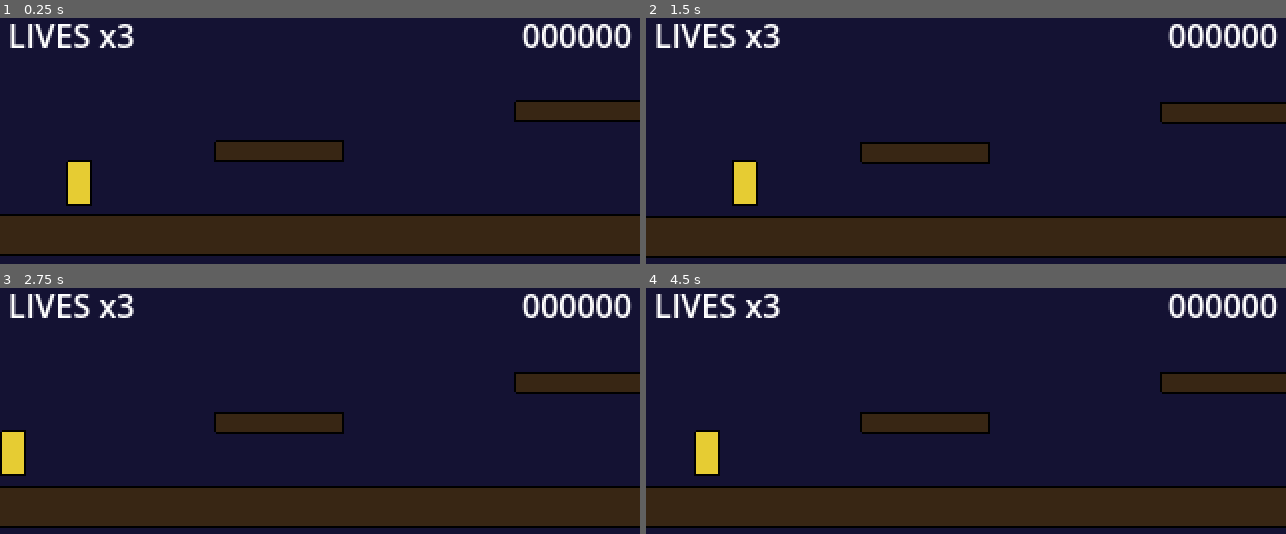
Above: before the commit, frames 1-4 (two rows, left to right).
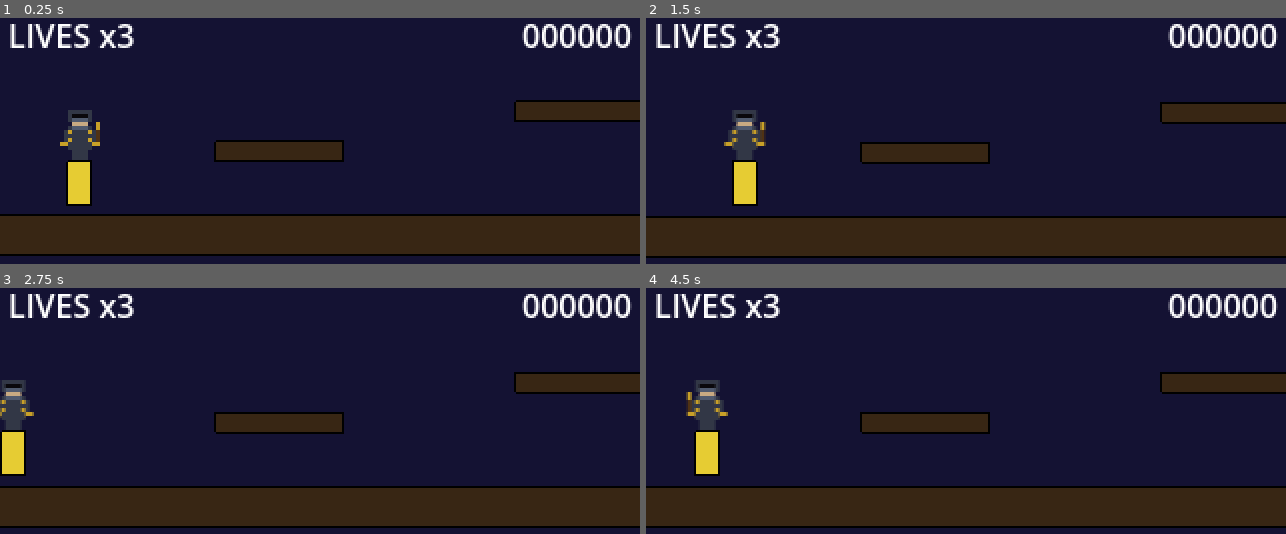
Above: after the commit, the same moments.

Repository: it-mikesoft/gng
Game: Godot game, scene res://scenes/level/level_01.tscn
Two runs of this game, one before a commit and one after it. Both use one fixed random seed, a clock stepped at 60 frames per second and the inputs below.
Inputs:
- Up to frame 1 (0.25 s): no input
- Up to frame 2 (1.5 s): tap Enter at 0.5 s; hold D (move_right) from 0.53 s (still down); tap Z (attack) at 0.6 s; tap Space (jump) at 0.77, 0.8, 1.07, 1.35 s
- Up to frame 3 (2.75 s): tap Space (jump) at 1.52, 1.82, 2.3 s; tap Z (attack) at 1.55, 2.1 s; release D (move_right) at 2.03 s; hold A (move_left) from 2.03 s (still down)
- Up to frame 4 (4.5 s): release A (move_left) at 2.78 s; hold D (move_right) 2.78-4.28 s; tap Z (attack) at 2.85, 4.35 s; tap Space (jump) at 3.02, 3.32, 3.6, 3.77, 4.07 s; hold A (move_left) from 4.28 s (still down)

The runs differ from the first frame. In frame 1, 0.8% of the frame differs, in the area x 9-16%, y 37-58%; in frame 2, 0.9%, in the area x 12-19%, y 37-58%; in frame 3, 0.8%; in frame 4, 0.9%.

Commit message:
feat: wire pixel-art sprites to all entities + animation states
SpriteLoader autoload:
- make_frames(): builds SpriteFrames from spritesheet path + frame count/size
- add_anim(): appends an animation to existing SpriteFrames
- Both use AtlasTexture to slice sheets without disk duplication

Player:
- Loads idle (1f), walk (4f@8fps), jump (1f) from generated PNGs
- _animate() plays correct anim per state, only on state change
- Sprite offset aligned to collision box

Enemies (via enemy_base override pattern):
- _load_sprites() hook called in _ready() before placeholder check
- If sprites load → show AnimatedSprite2D, loop default anim
- If _load_sprites() skipped → placeholder colored rect fallback
- _placeholder_color() override per type (green/dark/purple/orange)
- Zombie: walk 4f@6fps (24×44)
- Crow: fly 4f@8fps (32×24)
- DemonKnight: walk 4f@6fps (28×48)
- RedArremer: fly 4f@8fps (32×36)

Boss:
- p1 anim 2f@4fps, p2 anim 2f@6fps (64×96 each)
- Switches to p2 anim on phase transition

Co-Authored-By: Claude Sonnet 4.6 <noreply@anthropic.com>

Diff:
--- a/game/project.godot
+++ b/game/project.godot
@@ -18,6 +18,7 @@
 [autoload]
 
 GameManager="*res://scripts/game_manager.gd"
+SpriteLoader="*res://scripts/sprite_loader.gd"
 
 [display]
 
--- a/game/scripts/boss/boss.gd
+++ b/game/scripts/boss/boss.gd
@@ -48,6 +48,17 @@
 	if projectile_scene == null:
 		projectile_scene = load("res://scenes/boss/boss_projectile.tscn")
 	_auto_shapes()
+	_load_sprites()
+
+func _load_sprites() -> void:
+	var sf := SpriteLoader.make_frames(
+		"res://assets/sprites/boss/boss_p1.png", "p1", 2, 64, 96, 4.0)
+	SpriteLoader.add_anim(sf,
+		"res://assets/sprites/boss/boss_p2.png", "p2", 2, 64, 96, 6.0)
+	sprite.sprite_frames = sf
+	sprite.offset        = Vector2(0, -48)
+	sprite.show()
+	sprite.play("p1")
 
 func _auto_shapes() -> void:
 	var cs : CollisionShape2D = get_node_or_null("CollisionShape2D")
@@ -206,9 +217,9 @@
 func _enter_phase_two() -> void:
 	phase = Phase.TWO
 	phase_changed.emit(2)
-	# Brief invulnerability window during transition
 	stun_timer = 1.5
 	state      = BossState.STUNNED
+	sprite.play("p2")
 
 func _die() -> void:
 	state = BossState.DEAD
--- a/game/scripts/enemies/crow.gd
+++ b/game/scripts/enemies/crow.gd
@@ -18,6 +18,16 @@
 	move_speed  = 120.0
 	score_value = 200
 	origin_pos  = global_position
+
+func _load_sprites() -> void:
+	var sf := SpriteLoader.make_frames(
+		"res://assets/sprites/enemies/crow_fly.png", "fly", 4, 32, 24, 8.0)
+	sprite.sprite_frames = sf
+	sprite.offset        = Vector2(0, -12)
+	sprite.show()
+	sprite.play("fly")
+
+func _placeholder_color() -> Color: return Color(0.1, 0.1, 0.15)
 
 func _update_logic(delta: float) -> void:
 	match crow_state:
--- a/game/scripts/enemies/demon_knight.gd
+++ b/game/scripts/enemies/demon_knight.gd
@@ -20,6 +20,16 @@
 	hp          = max_hp
 	if spear_scene == null:
 		spear_scene = load("res://scenes/weapons/lance.tscn")
+
+func _load_sprites() -> void:
+	var sf := SpriteLoader.make_frames(
+		"res://assets/sprites/enemies/demon_knight_walk.png", "walk", 4, 28, 48, 6.0)
+	sprite.sprite_frames = sf
+	sprite.offset        = Vector2(0, -24)
+	sprite.show()
+	sprite.play("walk")
+
+func _placeholder_color() -> Color: return Color(0.4, 0.1, 0.5)
 
 func _update_logic(delta: float) -> void:
 	_apply_gravity(delta)
--- a/game/scripts/enemies/enemy_base.gd
+++ b/game/scripts/enemies/enemy_base.gd
@@ -23,8 +23,10 @@
 	hp         = max_hp
 	player_ref = get_tree().get_first_node_in_group("player") as CharacterBody2D
 	_auto_shapes()
+	_load_sprites()
 	if sprite.sprite_frames == null:
 		sprite.hide()
+		_add_placeholder()
 
 func _auto_shapes() -> void:
 	var cs : CollisionShape2D = get_node_or_null("CollisionShape2D")
@@ -37,6 +39,19 @@
 		var s := RectangleShape2D.new()
 		s.size = collision_size
 		hb.shape = s
+
+func _load_sprites() -> void:
+	pass  # override in subclass
+
+func _add_placeholder() -> void:
+	var ph : Node2D = preload("res://scripts/debug/draw_placeholder.gd").new()
+	ph.set("size",            collision_size)
+	ph.set("color",           _placeholder_color())
+	ph.set("static_geometry", false)
+	add_child(ph)
+
+func _placeholder_color() -> Color:
+	return Color.MAGENTA
 
 func _physics_process(delta: float) -> void:
 	if state == State.DEAD:
--- a/game/scripts/enemies/red_arremer.gd
+++ b/game/scripts/enemies/red_arremer.gd
@@ -25,6 +25,16 @@
 	score_value = 1000
 	hp          = max_hp
 	origin_pos  = global_position
+
+func _load_sprites() -> void:
+	var sf := SpriteLoader.make_frames(
+		"res://assets/sprites/enemies/red_arremer_fly.png", "fly", 4, 32, 36, 8.0)
+	sprite.sprite_frames = sf
+	sprite.offset        = Vector2(0, -18)
+	sprite.show()
+	sprite.play("fly")
+
+func _placeholder_color() -> Color: return Color(0.8, 0.3, 0.1)
 
 func _update_logic(delta: float) -> void:
 	hover_t += delta
--- a/game/scripts/enemies/zombie.gd
+++ b/game/scripts/enemies/zombie.gd
@@ -13,6 +13,16 @@
 	max_hp      = 1
 	move_speed  = 30.0
 	score_value = 100
+
+func _load_sprites() -> void:
+	var sf := SpriteLoader.make_frames(
+		"res://assets/sprites/enemies/zombie_walk.png", "walk", 4, 24, 44, 6.0)
+	sprite.sprite_frames = sf
+	sprite.offset        = Vector2(0, -22)
+	sprite.show()
+	sprite.play("walk")
+
+func _placeholder_color() -> Color: return Color(0.3, 0.6, 0.2)
 
 func _update_logic(delta: float) -> void:
 	_apply_gravity(delta)
--- a/game/scripts/player.gd
+++ b/game/scripts/player.gd
@@ -2,7 +2,6 @@
 
 enum State { IDLE, WALK, JUMP, FALL, HURT, DEAD }
 
-# Tuning — from BDR-002
 const WALK_SPEED    := 80.0
 const JUMP_VELOCITY := -280.0
 const GRAVITY       := 600.0
@@ -10,27 +9,43 @@
 const IFRAMES_DUR   := 2.0
 const BLINK_RATE    := 0.1
 
+# Sprite sheet frame sizes (pixels, already 2× scaled by gen_sprites.py)
+const SPR_W := 24
+const SPR_H := 48
+
 @export var weapon_scene: PackedScene
 
-@onready var sprite        : AnimatedSprite2D = $AnimatedSprite2D
-@onready var weapon_spawn  : Marker2D         = $WeaponSpawn
-@onready var hurtbox       : Area2D           = $Hurtbox
+@onready var sprite       : AnimatedSprite2D = $AnimatedSprite2D
+@onready var weapon_spawn : Marker2D         = $WeaponSpawn
+@onready var hurtbox      : Area2D           = $Hurtbox
 
-var state       : State = State.IDLE
-var facing      : int   = 1          # 1 = right, -1 = left
-var jump_hvel   : float = 0.0        # locked horizontal vel on jump
-var airborne    : bool  = false
-var invincible  : bool  = false
-var iframes_t   : float = 0.0
-var blink_t     : float = 0.0
+var state      : State = State.IDLE
+var facing     : int   = 1
+var jump_hvel  : float = 0.0
+var airborne   : bool  = false
+var invincible : bool  = false
+var iframes_t  : float = 0.0
+var blink_t    : float = 0.0
+var _prev_state: State = State.IDLE
 
 func _ready() -> void:
 	add_to_group("player")
 	GameManager.register_player(self)
 	hurtbox.body_entered.connect(_on_hurtbox_body_entered)
-	if sprite.sprite_frames == null:
-		sprite.hide()
+	_load_sprites()
 	_create_camera()
+
+func _load_sprites() -> void:
+	var sf := SpriteLoader.make_frames(
+		"res://assets/sprites/player/player_idle.png", "idle", 1, SPR_W, SPR_H, 2.0)
+	SpriteLoader.add_anim(sf,
+		"res://assets/sprites/player/player_walk.png", "walk", 4, SPR_W, SPR_H, 8.0)
+	SpriteLoader.add_anim(sf,
+		"res://assets/sprites/player/player_jump.png", "jump", 1, SPR_W, SPR_H, 2.0)
+	sprite.sprite_frames = sf
+	sprite.offset        = Vector2(0, -SPR_H * 0.5 + 11)
+	sprite.show()
+	sprite.play("idle")
 
 func _create_camera() -> void:
 	var cam := Camera2D.new()
@@ -50,6 +65,7 @@
 			if is_on_floor():
 				state = State.IDLE
 			_tick_iframes(delta)
+			_animate()
 			return
 
 	_apply_gravity(delta)
@@ -59,6 +75,7 @@
 	move_and_slide()
 	_update_state()
 	_tick_iframes(delta)
+	_animate()
 
 func _apply_gravity(delta: float) -> void:
 	if not is_on_floor():
@@ -66,30 +83,26 @@
 
 func _handle_horizontal() -> void:
 	if airborne:
-		# GNG commitment: horizontal locked to jump-start velocity
 		velocity.x = jump_hvel
 		return
 	var dir := Input.get_axis("move_left", "move_right")
 	velocity.x = dir * WALK_SPEED
 	if dir != 0:
-		facing = int(sign(dir))
+		facing        = int(sign(dir))
 		sprite.flip_h = facing < 0
 
 func _handle_jump() -> void:
 	if is_on_floor() and airborne:
 		airborne = false
-
 	if Input.is_action_just_pressed("jump") and is_on_floor():
 		velocity.y = JUMP_VELOCITY
-		jump_hvel  = velocity.x   # lock current horizontal
+		jump_hvel  = velocity.x
 		airborne   = true
 
 func _handle_attack() -> void:
-	if not Input.is_action_just_pressed("attack"):
+	if not Input.is_action_just_pressed("attack") or weapon_scene == null:
 		return
-	if weapon_scene == null:
-		return
-	var w: Node2D = weapon_scene.instantiate()
+	var w : Node2D = weapon_scene.instantiate()
 	get_parent().add_child(w)
 	w.global_position = weapon_spawn.global_position
 	w.set_direction(facing)
@@ -100,14 +113,24 @@
 	else:
 		state = State.JUMP if velocity.y < 0.0 else State.FALL
 
+func _animate() -> void:
+	if state == _prev_state:
+		return
+	_prev_state = state
+	match state:
+		State.IDLE:               sprite.play("idle")
+		State.WALK:               sprite.play("walk")
+		State.JUMP, State.FALL:   sprite.play("jump")
+		State.HURT, State.DEAD:   sprite.play("idle")
+
 func _tick_iframes(delta: float) -> void:
 	if not invincible:
 		return
 	iframes_t -= delta
 	blink_t   -= delta
 	if blink_t <= 0.0:
-		blink_t         = BLINK_RATE
-		sprite.visible  = not sprite.visible
+		blink_t        = BLINK_RATE
+		sprite.visible = not sprite.visible
 	if iframes_t <= 0.0:
 		invincible     = false
 		sprite.visible = true
@@ -143,3 +166,4 @@
 	iframes_t  = IFRAMES_DUR
 	blink_t    = BLINK_RATE
 	airborne   = false
+	sprite.play("idle")
--- /dev/null
+++ b/game/scripts/sprite_loader.gd
@@ -0,0 +1,30 @@
+## Static helpers to build SpriteFrames from our generated spritesheets.
+extends Node
+
+static func make_frames(tex_path: String, anim_name: String,
+		frame_count: int, frame_w: int, frame_h: int,
+		fps: float = 8.0, loop: bool = true) -> SpriteFrames:
+	var tex : Texture2D = load(tex_path)
+	var sf  := SpriteFrames.new()
+	sf.add_animation(anim_name)
+	sf.set_animation_speed(anim_name, fps)
+	sf.set_animation_loop(anim_name, loop)
+	for i in range(frame_count):
+		var a := AtlasTexture.new()
+		a.atlas  = tex
+		a.region = Rect2(i * frame_w, 0, frame_w, frame_h)
+		sf.add_frame(anim_name, a)
+	return sf
+
+static func add_anim(sf: SpriteFrames, tex_path: String, anim_name: String,
+		frame_count: int, frame_w: int, frame_h: int,
+		fps: float = 8.0, loop: bool = true) -> void:
+	var tex : Texture2D = load(tex_path)
+	sf.add_animation(anim_name)
+	sf.set_animation_speed(anim_name, fps)
+	sf.set_animation_loop(anim_name, loop)
+	for i in range(frame_count):
+		var a := AtlasTexture.new()
+		a.atlas  = tex
+		a.region = Rect2(i * frame_w, 0, frame_w, frame_h)
+		sf.add_frame(anim_name, a)
